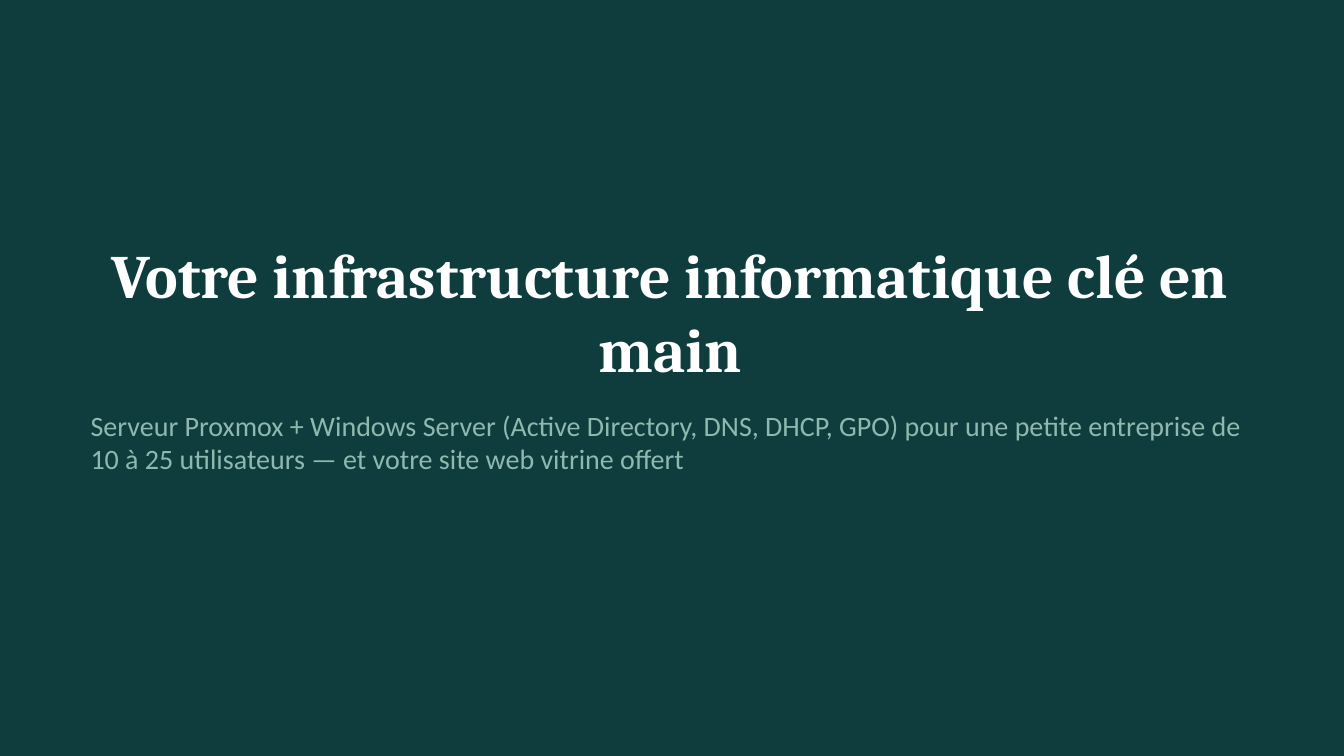
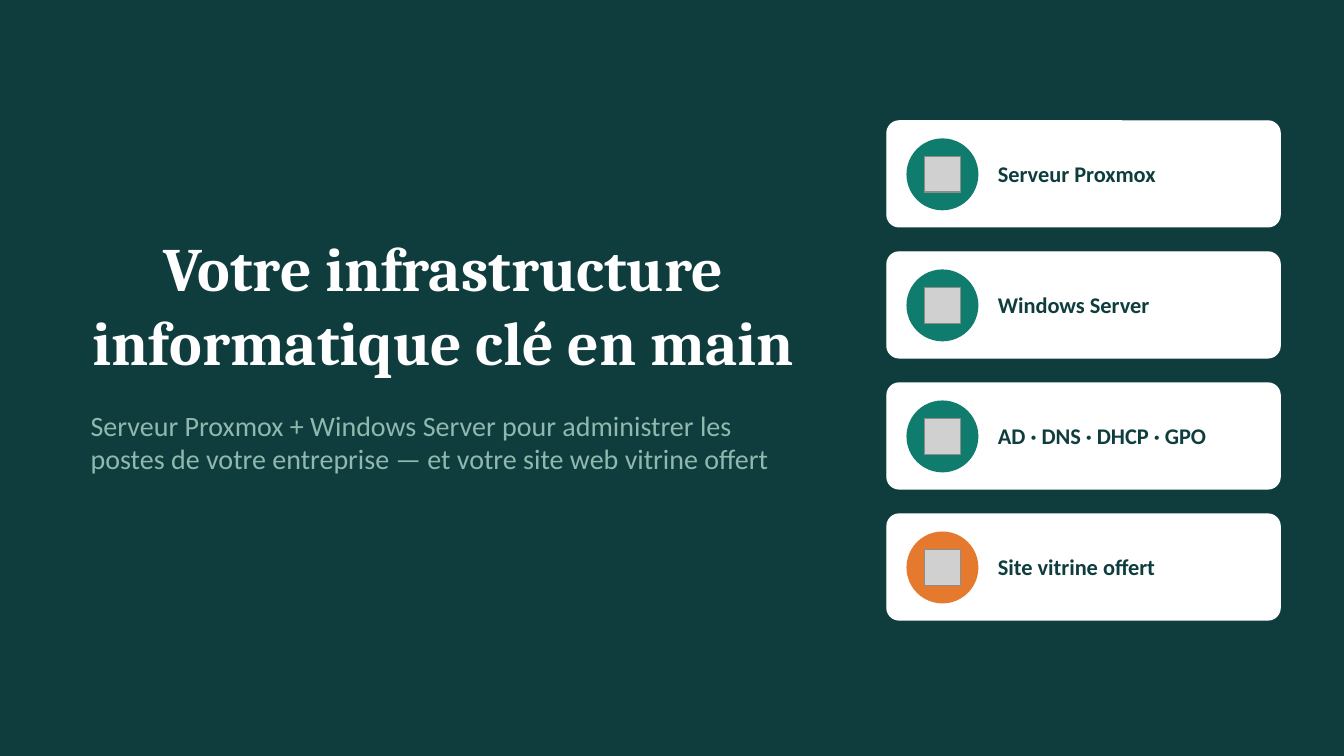
Before and after one commit to meledjearmel/others-documents, a slide deck: slide 1 of proposition-serveur/Proposition_Serveur_Proxmox_WindowsServer.pptx. Drawn at 1344x756 pixels with LibreOffice and Linux fonts; fonts in the diff are those of the drawing; grey boxes stand for pictures. Boxes give left, top, right and bottom in pixels: in the first picture for what was removed or moved away, otherwise in the second. Text is boxed around its words. In the diff, an @@ line names an element or a change of style, - is before the commit and + after.

```diff
--- a/proposition-serveur/Proposition_Serveur_Proxmox_WindowsServer.pptx
+++ b/proposition-serveur/Proposition_Serveur_Proxmox_WindowsServer.pptx
@@ rounded rectangle added at [887, 121, 1280, 227], fill #FFFFFF, outline #FFFFFF 1 pt @@
@@ ellipse added at [907, 139, 978, 210], fill #0F7C6E, outline #0F7C6E 1 pt @@
@@ title "Votre infrastructure informatique clé en ...": place and size @@
-title "Votre infrastructure informatique clé en ..." at [111, 254, 1228, 373]
+title "Votre infrastructure informatique clé en ..." at [93, 247, 793, 378]
@@ title "Votre infrastructure informatique clé en ..." at [93, 247, 793, 378]: vertical alignment top to bottom @@
@@ picture added at [926, 156, 961, 192] @@
@@ text added at [998, 167, 1155, 182], 16 pt, text #0F3D3E, bold @@
+Serveur Proxmox
@@ rounded rectangle added at [887, 252, 1280, 358], fill #FFFFFF, outline #FFFFFF 1 pt @@
@@ ellipse added at [907, 270, 978, 341], fill #0F7C6E, outline #0F7C6E 1 pt @@
@@ picture added at [926, 287, 961, 323] @@
@@ text added at [998, 297, 1149, 313], 16 pt, text #0F3D3E, bold @@
+Windows Server
@@ rounded rectangle added at [887, 383, 1280, 489], fill #FFFFFF, outline #FFFFFF 1 pt @@
@@ text at [91, 416, 768, 474]: text changed @@
-Serveur Proxmox + Windows Server (Active Directory, DNS, DHCP, GPO) pour une petite entreprise de 10 à 25 utilisateurs — et votre site web vitrine offert
+Serveur Proxmox + Windows Server pour administrer les postes de votre entreprise — et votre site web vitrine offert
@@ ellipse added at [907, 401, 978, 472], fill #0F7C6E, outline #0F7C6E 1 pt @@
@@ picture added at [926, 419, 961, 455] @@
@@ text added at [998, 429, 1206, 444], 16 pt, text #0F3D3E, bold @@
+AD · DNS · DHCP · GPO
@@ rounded rectangle added at [887, 514, 1280, 620], fill #FFFFFF, outline #FFFFFF 1 pt @@
@@ ellipse added at [907, 532, 978, 603], fill #E57A2E, outline #E57A2E 1 pt @@
@@ picture added at [926, 551, 961, 586] @@
@@ text added at [998, 559, 1155, 575], 16 pt, text #0F3D3E, bold @@
+Site vitrine offert
```
Also in this commit, not shown: 7 other slides changed, 1 slide added, 2 slides removed, 1 other file.
